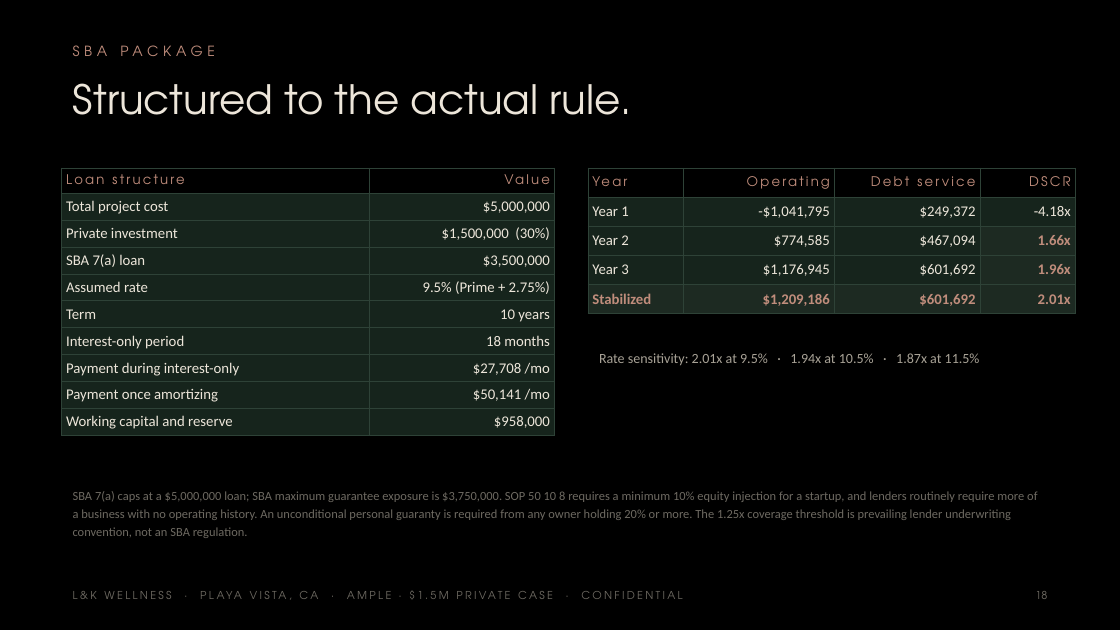
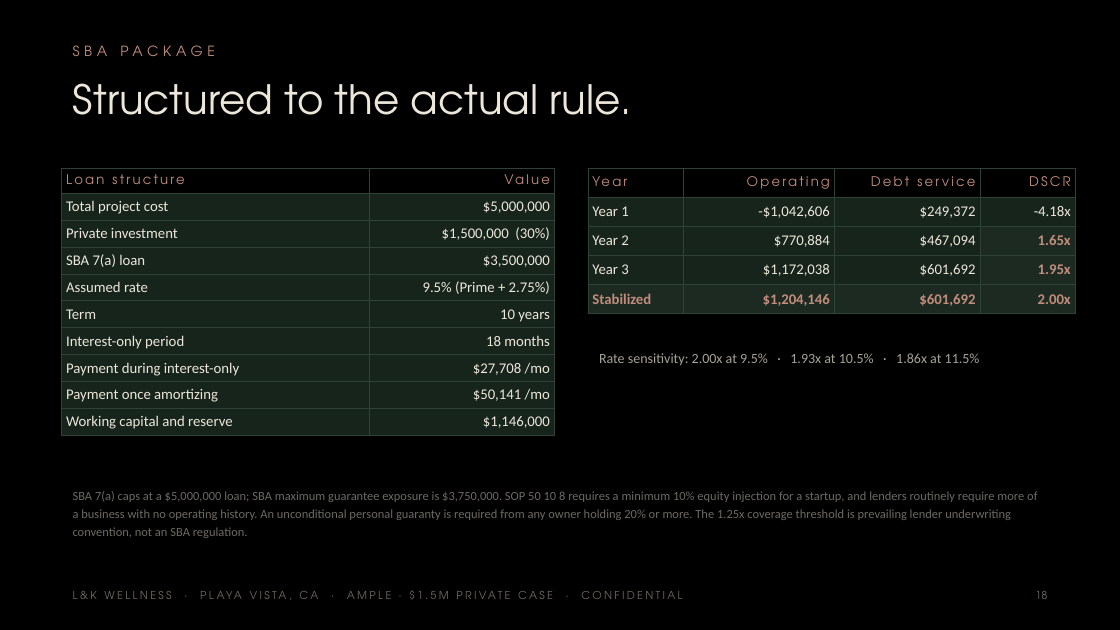
Before and after one commit to apexalpha811/2mil_ample, a slide deck: slide 18 of 1.5mil_ample.pptx. Drawn at 1120x630 pixels with LibreOffice and Linux fonts; fonts in the diff are those of the drawing. Boxes give left, top, right and bottom in pixels: in the first picture for what was removed or moved away, otherwise in the second. Text is boxed around its words. In the diff, an @@ line names an element or a change of style, - is before the commit and + after.

```diff
--- a/1.5mil_ample.pptx
+++ b/1.5mil_ample.pptx
@@ table at [62, 168, 554, 433] @@
-row 10, column 2: $958,000
+row 10, column 2: $1,146,000
@@ table at [588, 168, 1075, 310] @@
-row 2, column 2: -$1,041,795
+row 2, column 2: -$1,042,606
-row 3, column 2: $774,585
+row 3, column 2: $770,884
-row 3, column 4: 1.66x
+row 3, column 4: 1.65x
-row 4, column 2: $1,176,945
+row 4, column 2: $1,172,038
-row 4, column 4: 1.96x
+row 4, column 4: 1.95x
-row 5, column 2: $1,209,186
+row 5, column 2: $1,204,146
-row 5, column 4: 2.01x
+row 5, column 4: 2.00x
@@ text at [599, 353, 980, 365]: text changed @@
-Rate sensitivity: 2.01x at 9.5% · 1.94x at 10.5% · 1.87x at 11.5%
+Rate sensitivity: 2.00x at 9.5% · 1.93x at 10.5% · 1.86x at 11.5%
```
Also in this commit, not shown: 8 other slides changed, 5 other files.
